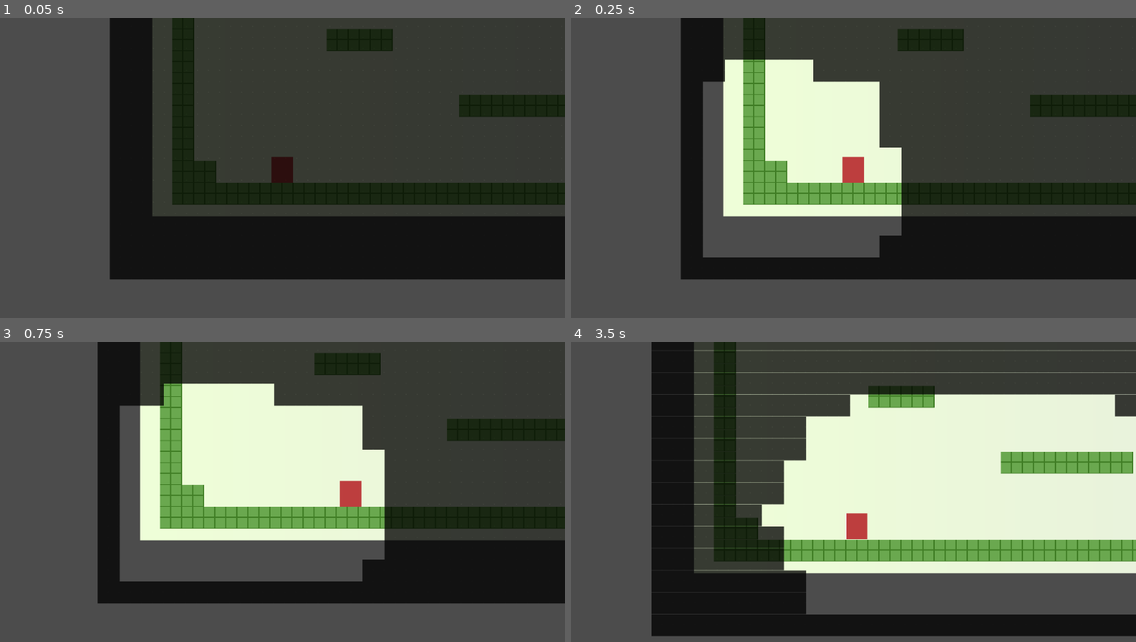
Above: before the commit, frames 1-4 (two rows, left to right).
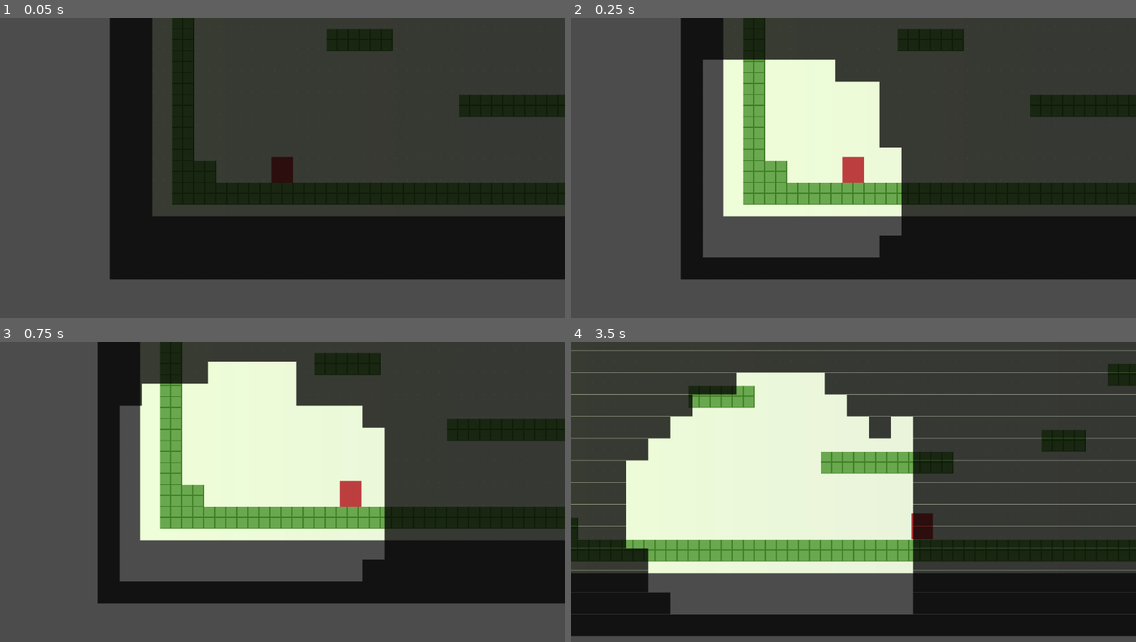
Above: after the commit, the same moments.

Repository: glitchcore/comfort
Game: Godot game, scene res://Scenes/BaseLevel.tscn
The game is run twice, just before and just after one commit, with the same random seed, the same clock (stepped at 60 frames per second) and the same inputs.
Inputs:
- Up to frame 1 (0.05 s): no input
- Up to frame 2 (0.25 s): no input
- Up to frame 3 (0.75 s): hold Right (ui_right) from 0.53 s (still down)
- Up to frame 4 (3.5 s): tap Space (jump) at 0.77, 1.52, 3.02 s; release Right (ui_right) at 2.03 s; hold Left (ui_left) 2.03-2.78 s; hold Right (ui_right) from 2.78 s (still down)

Frame 1 is identical in both runs. In frame 2, 0.6% of the frame differs, in the area x 23-47%, y 13-22%; in frame 3, 2.1%; in frame 4, 68%, in the area x 0-100%, y 0-99%.

Commit message:
shrink/grow space

Diff:
--- a/Actors/Space.gd
+++ b/Actors/Space.gd
@@ -80,11 +80,28 @@
 		for y in range(SIZE[1]):
 			self.set_cell(x, -y, 0)
 
+var target_space_size = space_size
+const SPACE_STEP = 2
+const SPACE_MIN = 4
+const SPACE_MAX = 20
+const GROW_ACCELERATION = 20
+const SHRINK_ACCELERATION = 5
+
 func _process(delta: float) -> void:
 	var input = Input.get_axis("ui_down", "ui_up")
 
-	# if input > 0 and
+	if Input.is_action_just_pressed("ui_up"):
+		target_space_size += SPACE_STEP
+	if Input.is_action_just_pressed("ui_down"):
+		target_space_size -= SPACE_STEP
 
+	target_space_size = clamp(target_space_size, SPACE_MIN, SPACE_MAX)
+	space_size = move_toward(
+		space_size,
+		target_space_size,
+		delta * (GROW_ACCELERATION if target_space_size > space_size
+			else SHRINK_ACCELERATION)
+	)
 
 func _on_SpaceTimer_timeout() -> void:
 	var detector_position = (detector.position - self.position) / self.cell_size
--- a/Actors/Space.tscn
+++ b/Actors/Space.tscn
@@ -14,7 +14,7 @@
 script = ExtResource( 2 )
 
 [node name="SpaceTimer" type="Timer" parent="."]
-wait_time = 0.2
+wait_time = 0.1
 autostart = true
 
 [connection signal="timeout" from="SpaceTimer" to="." method="_on_SpaceTimer_timeout"]
--- a/Scenes/BaseLevel.tscn
+++ b/Scenes/BaseLevel.tscn
@@ -59,4 +59,3 @@
 
 [node name="Space" parent="." instance=ExtResource( 5 )]
 position = Vector2( -113, 96 )
-space_size = 6
